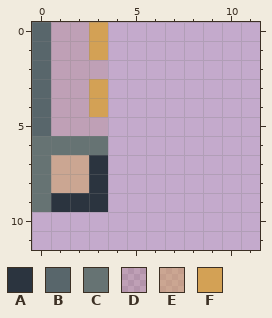
Pixel-art file: src/main/art/machines/jacket/energy_cable.aseprite. The picture above is the old version.
16x16 pixels, 1 frame. Colours within 5 levels of each other are drawn and written as one. Shown: x 0..11, y 0..11.
Visible layers, top first: "Hardware and signals", "Brushing and reflected light", "Recess and shade", "Material base".
Palette (. is transparent): A #2b343f  B #58666b  C #667373  D #9d622522  E #d3a1557d  F #d3a155
Pixels before, first column x 0:
 0 BDDF
 1 BDDF
 2 BDDD
 3 BDDF
 4 BDDF
 5 BDDD
 6 CCCC
 7 CEEA
 8 CEEA
 9 CAAA
And afterwards:
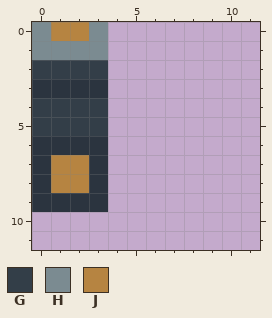
Colours new in this view: G #333e48  H #7b8b91  J #b68441
Commit: Apply guarded furnace and graphite industrial finishes
Changes in this commit:
layer "Solid graphite jacket" added
layer "Metal fittings" added
layer "Service indicator" added
layer "Material base" removed
layer "Recess and shade" removed
layer "Brushing and reflected light" removed
layer "Hardware and signals" removed
Changed rows in their new state; - is an unchanged pixel.
Layers "Service indicator", "Metal fittings", "Solid graphite jacket":
first column x 0:
 0 HJJH
 1 HHHH
 2 GGGG
 3 AAAA
 4 GGGG
 5 GGGG
 6 AAAA
 7 AJJ-
 8 AJJ-
 9 A---
